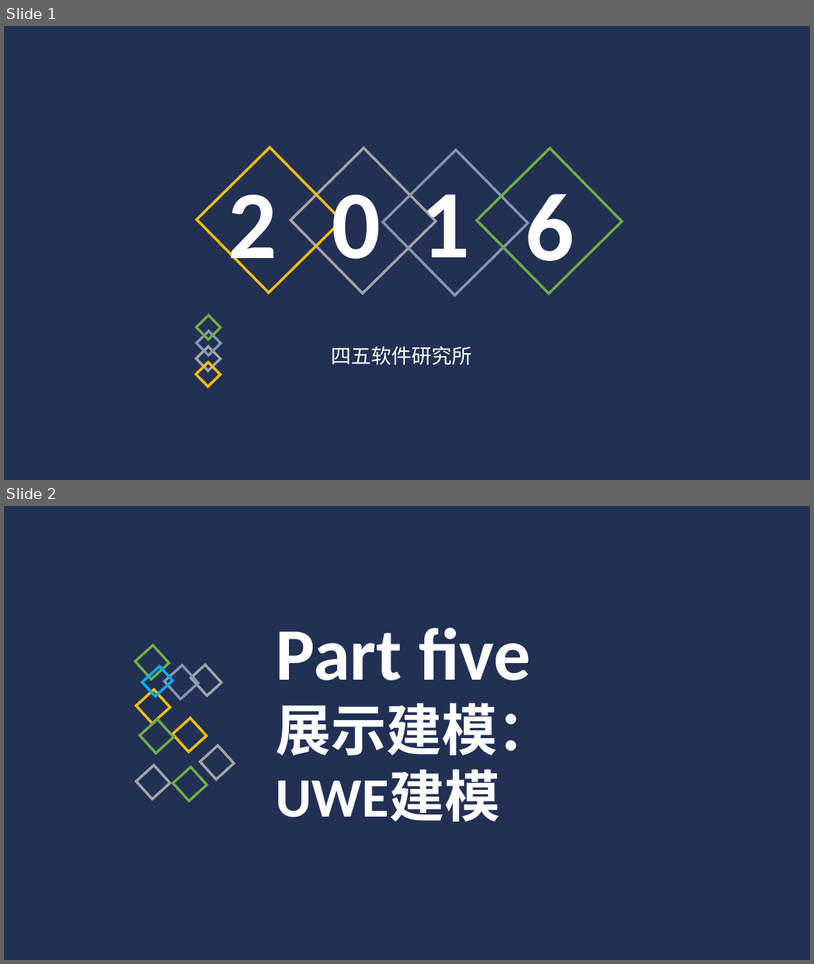
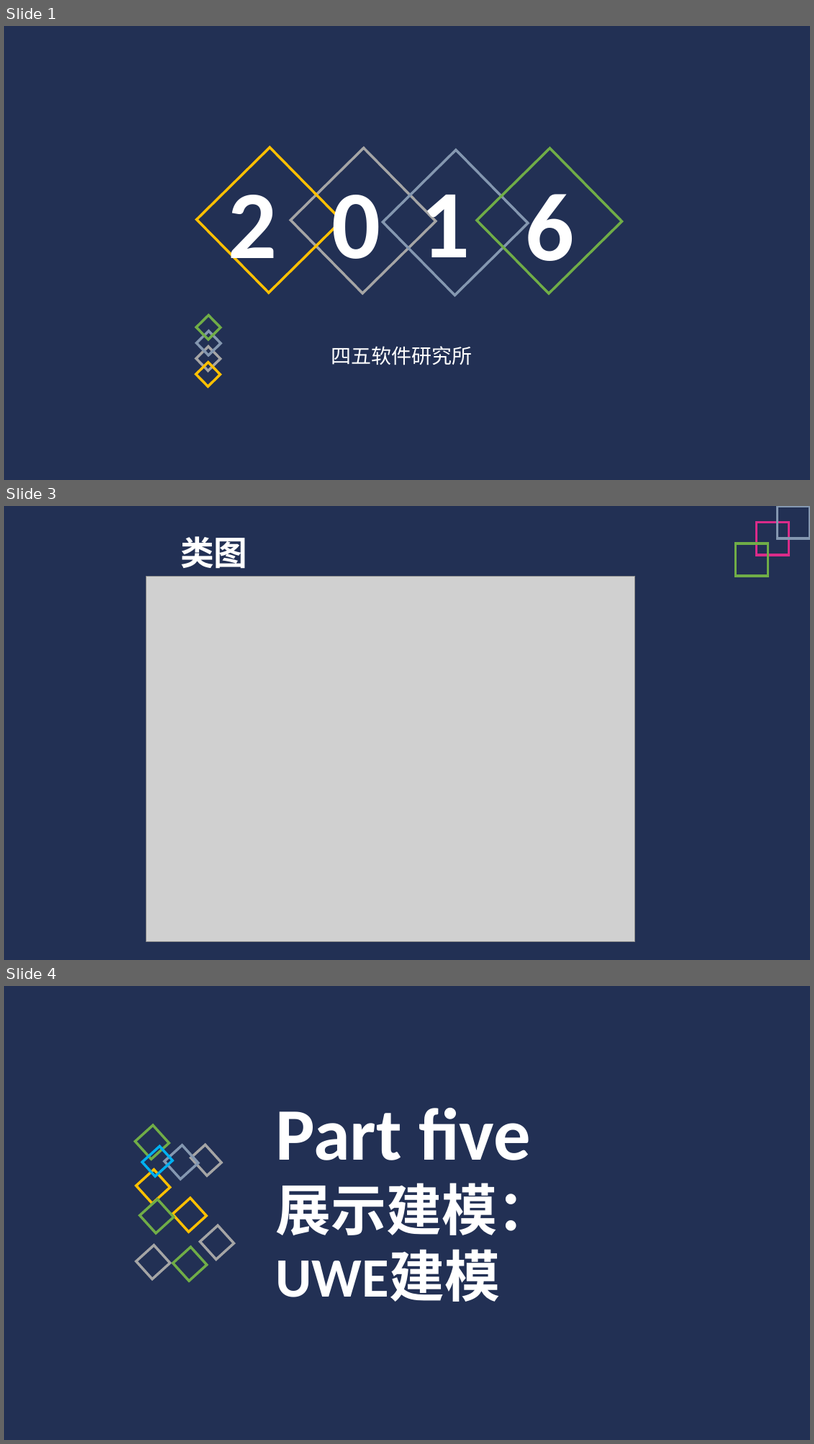
Before and after one commit to Glossy/WebEngineering, a slide deck: 应用建模.pptx. Shown one above the other, each under a label of ours: slides 1 and 2 before the commit, slides 1, 3 and 4 after it; the slides between them are not shown. The pictures are 814x964 and 814x1444 pixels, drawn with LibreOffice and Linux fonts; fonts in the diff are those of the drawing; grey boxes stand for pictures. Boxes give left, top, right and bottom in pixels: in the first picture for what was removed or moved away, otherwise in the second. Text is boxed around its words. In the diff, an @@ line names an element or a change of style, - is before the commit and + after.

Commit message:
新增类图
建立文件夹应用建模
ppt第二部分

```diff
--- a/应用建模.pptx
+++ b/应用建模.pptx
@@ slide 3 added at (4,506,810,960), background #FFFFFF; not listed: 2 template elements that a slide beside it also shows @@
@@ rectangle added at (757,523,790,555), outline #DA2B89 3 pt @@
@@ rectangle added at (778,506,810,538), outline #8497B0 3 pt @@
@@ text added at (180,536,247,569), 40 pt, text #FFFFFF, bold @@
+类图
@@ rectangle added at (736,543,769,576), outline #70AD47 3 pt @@
@@ picture added at (146,576,635,942) @@
@@ what was slide 2 is now slide 4 @@
```
Also in this commit, not shown: 1 other slide added, 1 other file.
